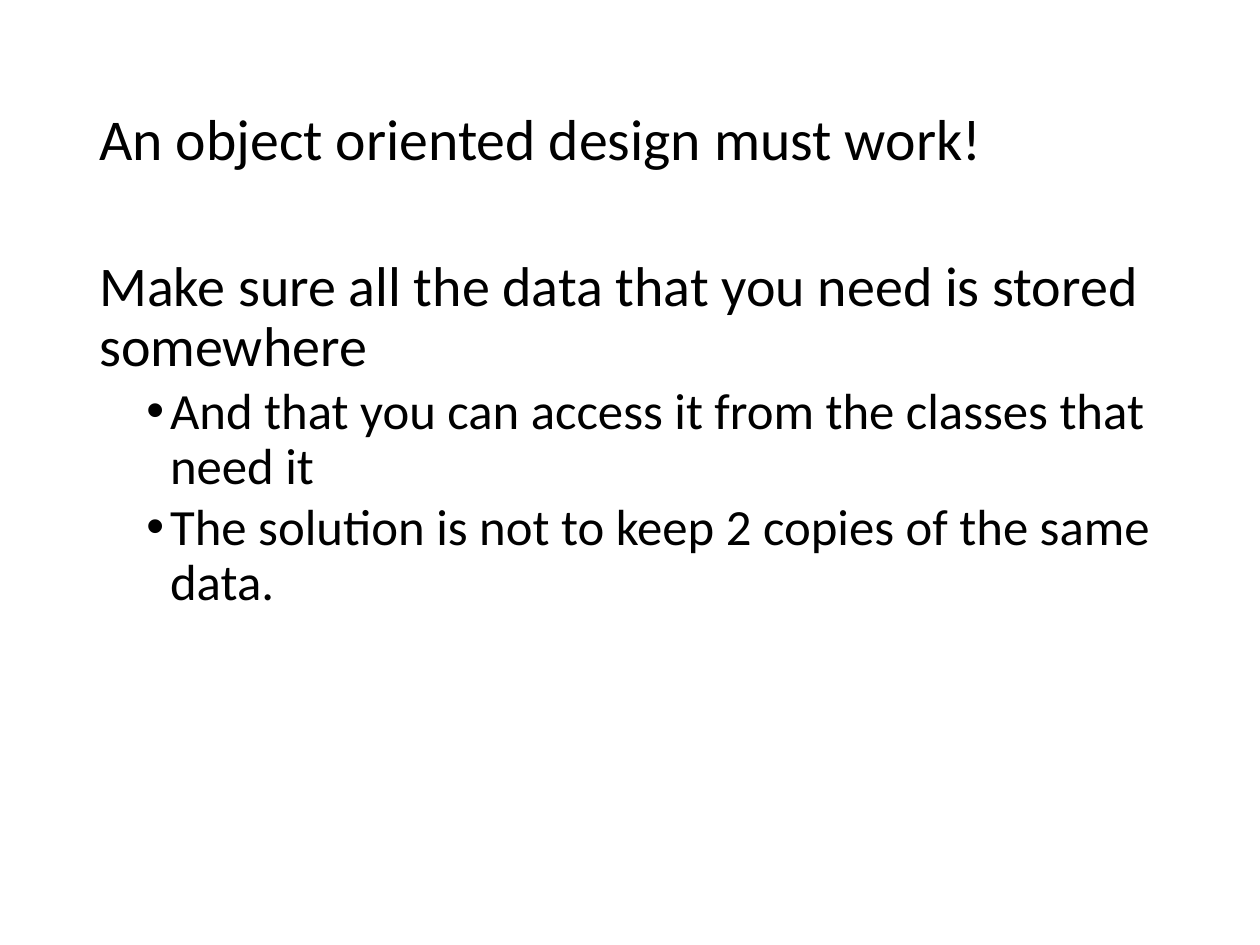
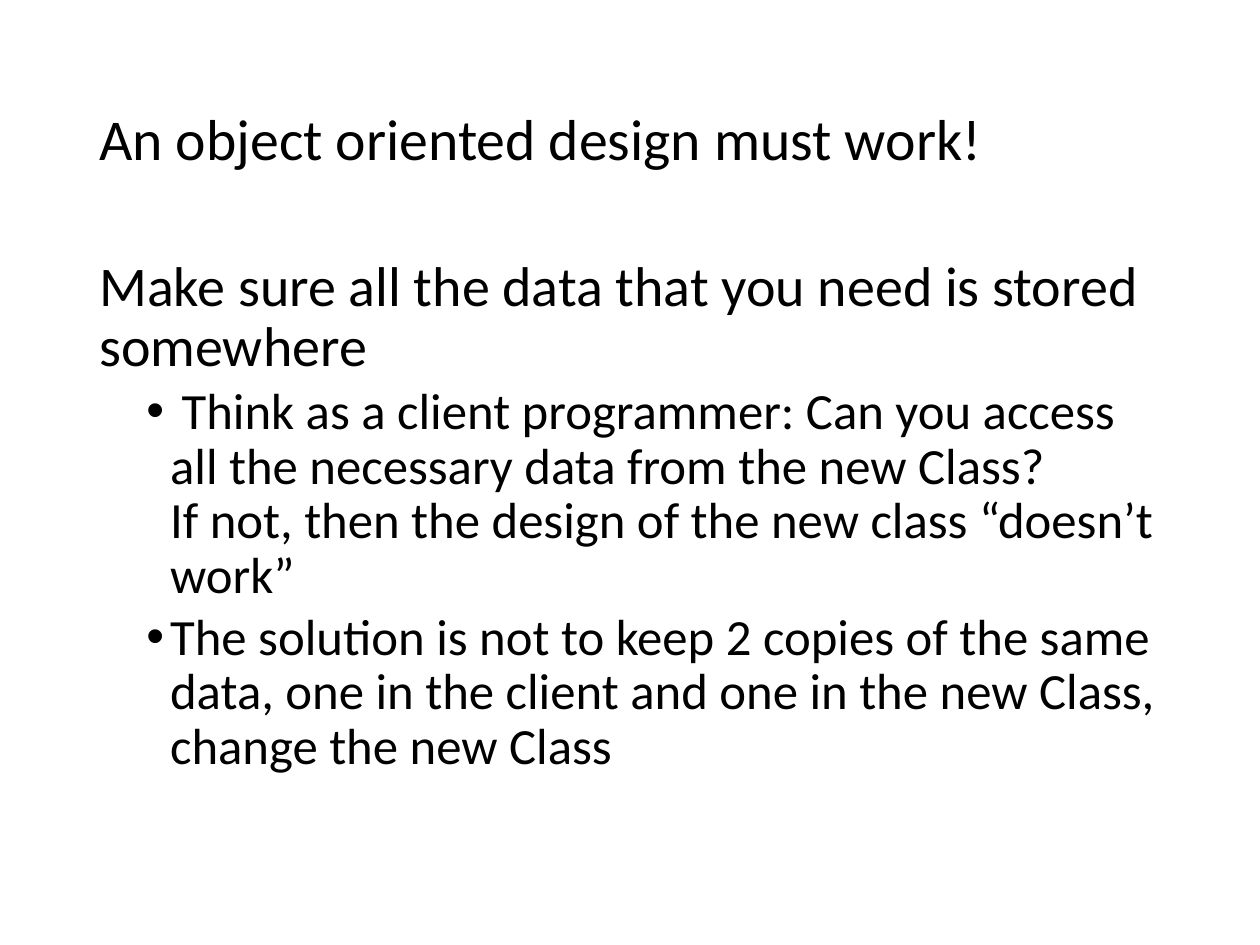
Before and after one commit to RHIT-CSSE/csse220, a slide deck: slide 19 of ClassMaterials/SETechniques/Slides/SoftwareEngineeringTechniques.pptx (slide 12 before the commit). Drawn at 1260x945 pixels with LibreOffice and Linux fonts; fonts in the diff are those of the drawing. Boxes give left, top, right and bottom in pixels: in the first picture for what was removed or moved away, otherwise in the second. Text is boxed around its words. In the diff, an @@ line names an element or a change of style, - is before the commit and + after.

```diff
--- a/ClassMaterials/SETechniques/Slides/SoftwareEngineeringTechniques.pptx
+++ b/ClassMaterials/SETechniques/Slides/SoftwareEngineeringTechniques.pptx
@@ text at (170,393,1154,773): text changed @@
-  • And that you can access it from the classes that need it
-  • The solution is not to keep 2 copies of the same data.
+  • Think as a client programmer: Can you access all the necessary data from the new Class?
+    If not, then the design of the new class “doesn’t work”
+  • The solution is not to keep 2 copies of the same data, one in the client and one in the new Class, change the new Class
```
Also in this commit, not shown: 16 other slides changed, 9 slides added, 1 other file.
